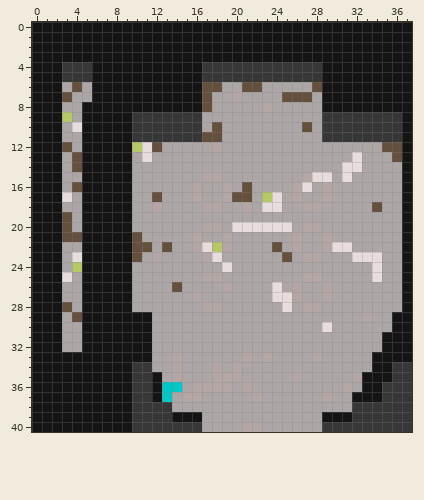
Pixel-art sprite -- ari_gravekeeper_city_church_interior.png. Above, as it was before the edit.
The file is 38x41 pixels. Colours within 5 levels of each other are drawn and written as one.
New version:
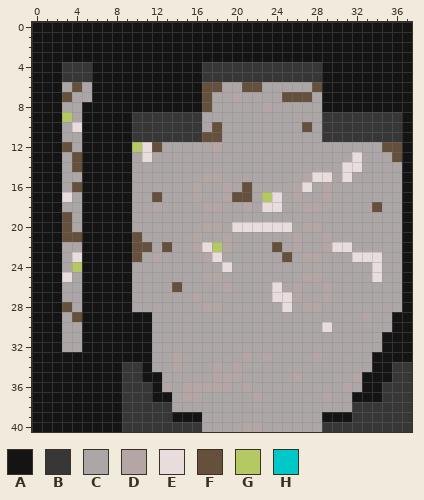
Palette (. is transparent): A #141414  B #373738  C #aca6a6  D #b5a6a6  E #e8dcdc  F #64503c  G #b4c864  H #00c8c8
Difference:
Changed rows in their new state; - is an unchanged pixel.
first column x 9:
34 B-A----
35 B-A--C-
36 B---DCD
37 B---A--
38 B------
39 B------
40 B------
Boxes around the changes in both pictures, in picture pixels (x1, y1, x2, y2):
changed: (122, 362, 192, 432)
